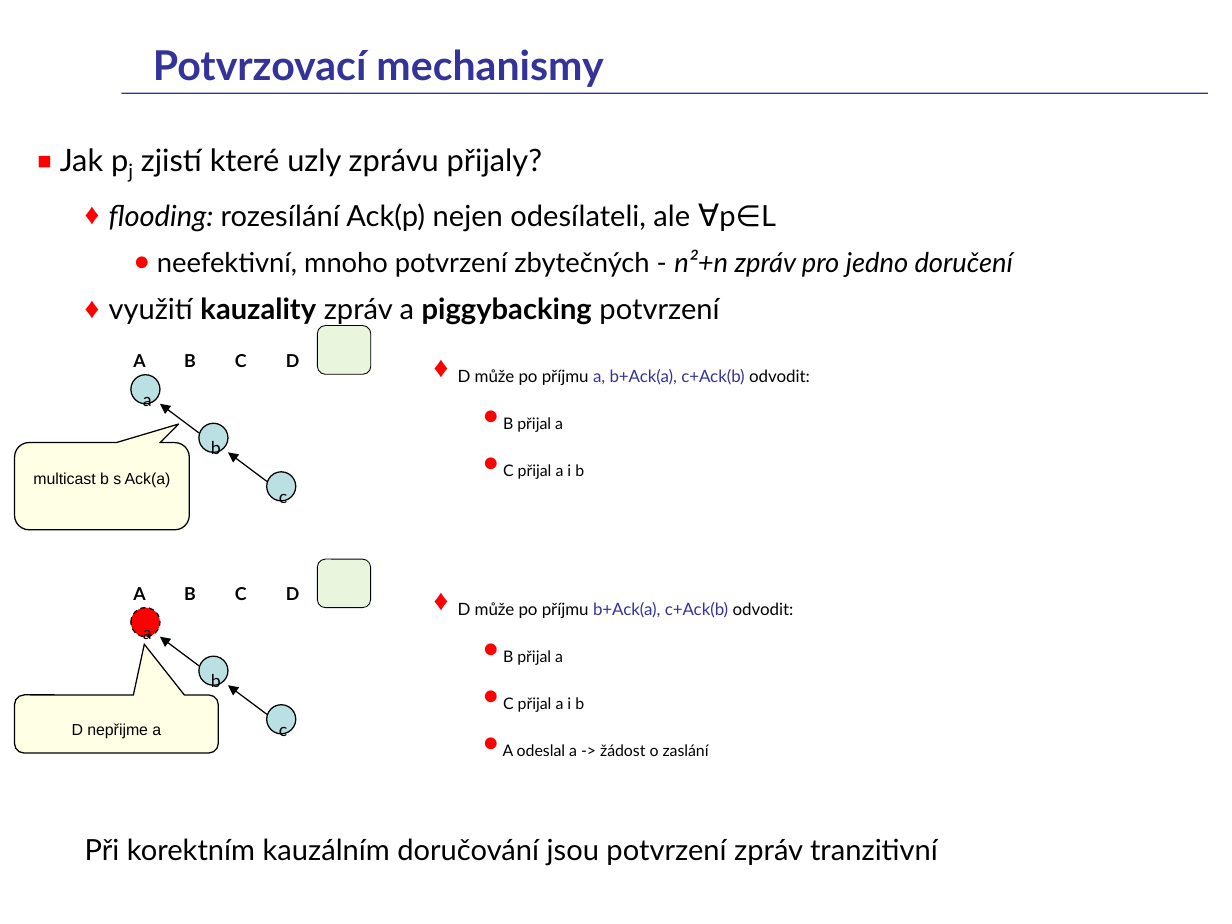
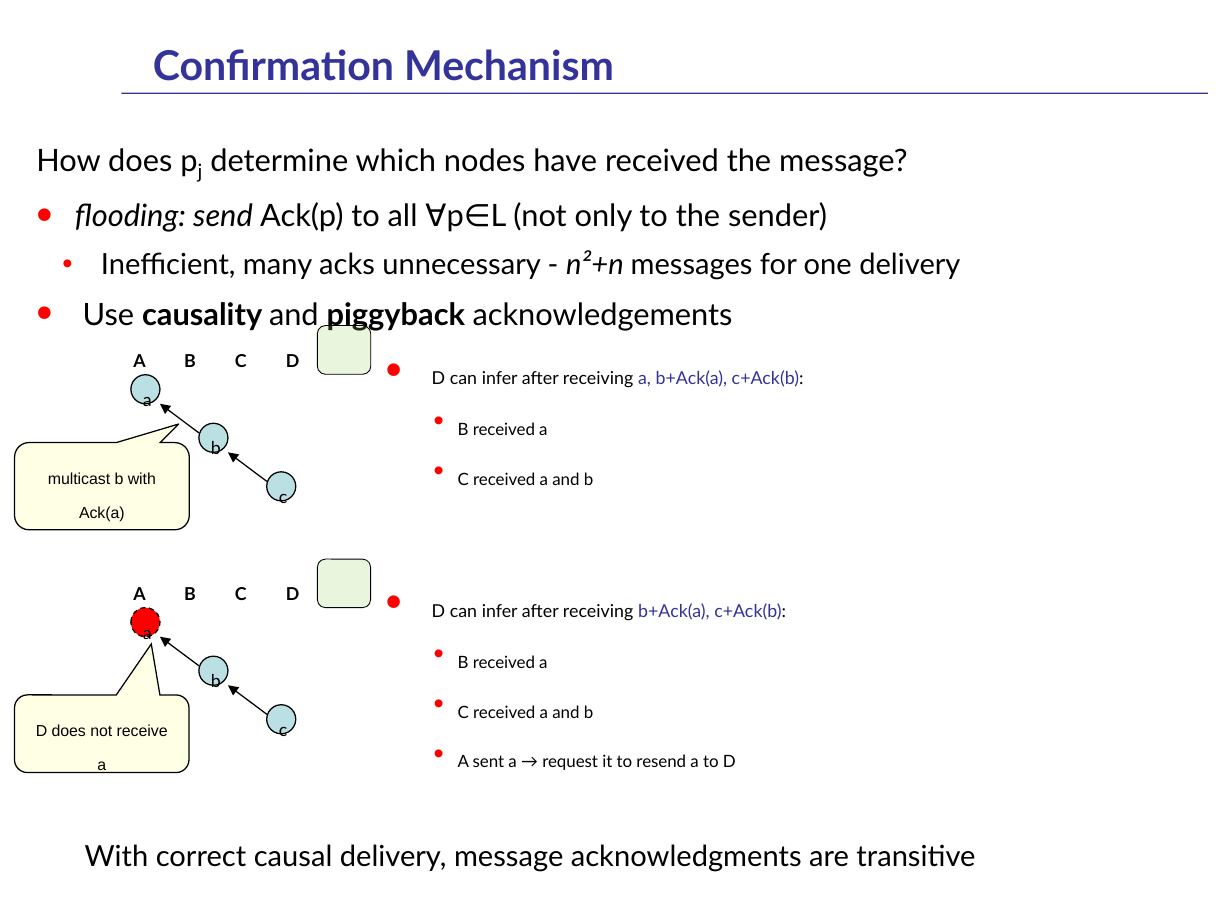
Before and after one commit to fan1x/fan1x.github.io, a slide deck: slide 89 of data/2025-26/pds/PDS-en.pptx. Drawn at 1232x924 pixels with LibreOffice and Linux fonts; fonts in the diff are those of the drawing. Boxes give left, top, right and bottom in pixels: in the first picture for what was removed or moved away, otherwise in the second. Text is boxed around its words. In the diff, an @@ line names an element or a change of style, - is before the commit and + after.

Commit message:
adding trans algo

```diff
--- a/data/2025-26/pds/PDS-en.pptx
+++ b/data/2025-26/pds/PDS-en.pptx
@@ title at (153,49,614,81): text changed @@
-Potvrzovací mechanismy
+Confirmation Mechanism
@@ text at (36,148,975,872): text changed; size 17 to 18 pt @@
-▪ Jak pj zjistí které uzly zprávu přijaly?
-  ♦ flooding: rozesílání Ack(p) nejen odesílateli, ale ∀p∈L
-    ● neefektivní, mnoho potvrzení zbytečných - n²+n zpráv pro jedno doručení
-  ♦ využití kauzality zpráv a piggybacking potvrzení
-  Při korektním kauzálním doručování jsou potvrzení zpráv tranzitivní
+How does pj determine which nodes have received the message?
+• flooding: send Ack(p) to all ∀p∈L (not only to the sender)
+  • Inefficient, many acks unnecessary - n²+n messages for one delivery
+• Use causality and piggyback acknowledgements
+  With correct causal delivery, message acknowledgments are transitive
@@ text at (432,370,804,485): text changed; size 17 to 18 pt @@
-  ♦ D může po příjmu a, b+Ack(a), c+Ack(b) odvodit:
-    ● B přijal a
-    ● C přijal a i b
+• D can infer after receiving a, b+Ack(a), c+Ack(b):
+  • B received a
+  • C received a and b
@@ text in rounded speech box at (48,472,156,522): text changed @@
-multicast b s Ack(a)
+multicast b with Ack(a)
@@ text at (432,603,786,770): text changed; size 16 to 17 pt @@
-  ♦ D může po příjmu b+Ack(a), c+Ack(b) odvodit:
-    ● B přijal a
-    ● C přijal a i b
-    ● A odeslal a -> žádost o zaslání
+• D can infer after receiving b+Ack(a), c+Ack(b):
+  • B received a
+  • C received a and b
+  • A sent a → request it to resend a to D
@@ rounded speech box "D does not receive a": place and size @@
-rounded speech box "D does not receive a" at (15,695,218,753)
+rounded speech box "D does not receive a" at (15,695,190,772)
@@ rounded speech box "D does not receive a" at (15,695,190,772): proportions changed @@
@@ text in rounded speech box at (36,724,168,736): text changed @@
-D nepřijme a
+D does not receive a
```
Also in this commit, not shown: 7 other slides changed, 1 slide added, 1 slide removed, 1 other file.
